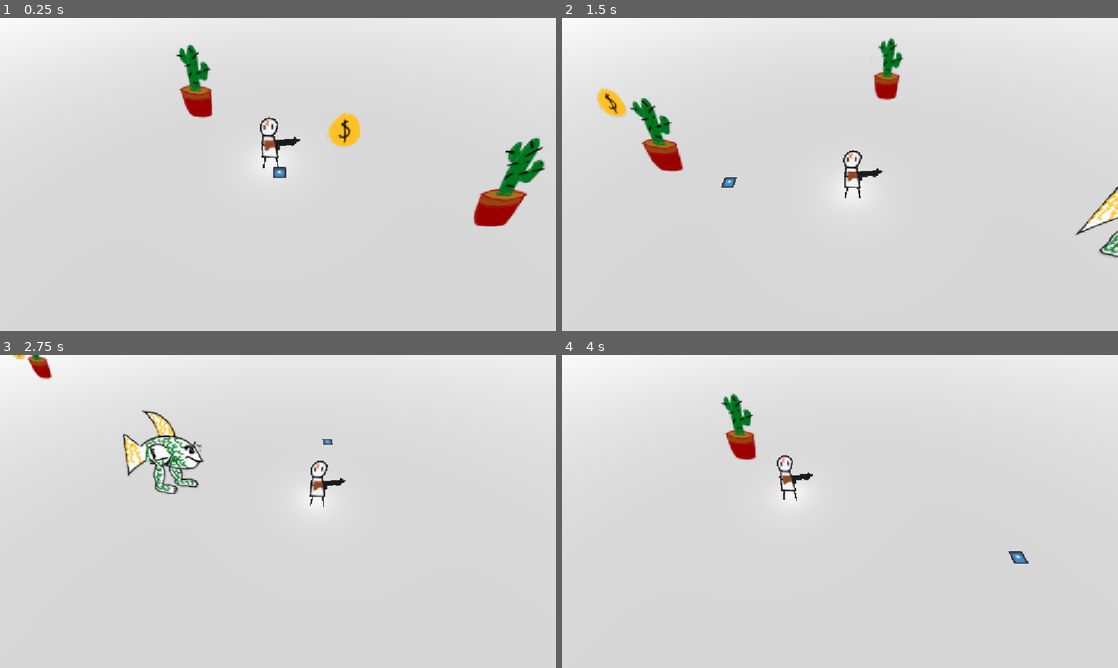
Above: before the commit, frames 1-4 (two rows, left to right).
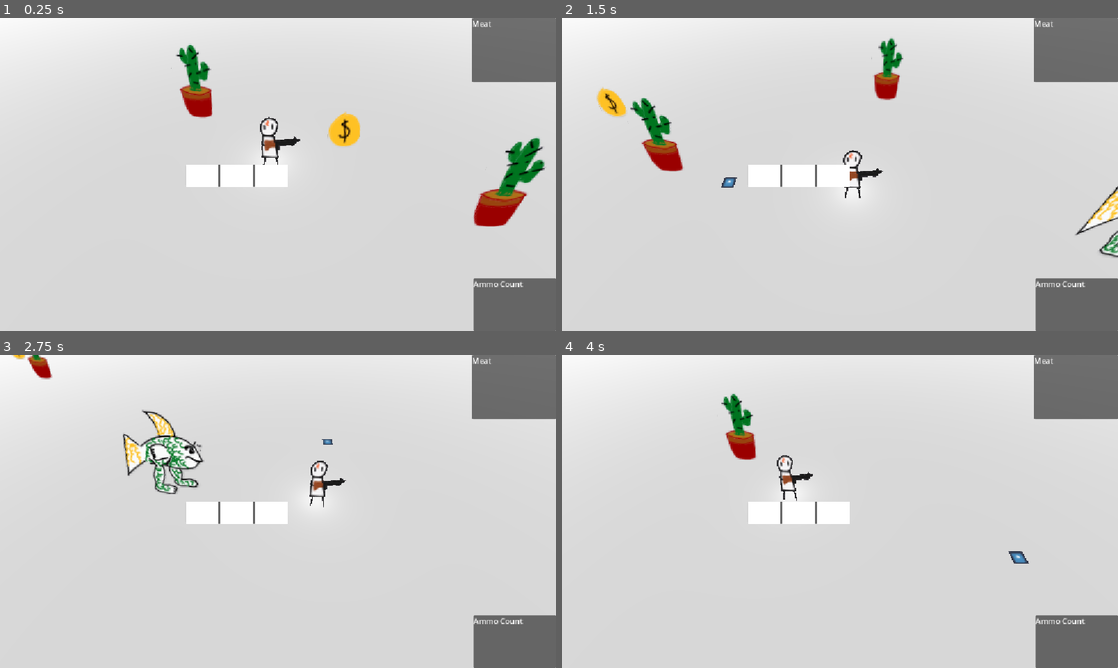
Above: after the commit, the same moments.

Repository: gmuGADIG/DEADSHOT
Game: Godot game, scene res://test_scenes/example_scene.tscn
Same seed, same stepped clock (60 frames per second), same inputs: the game is played once before the commit and once after it. This scene is started directly instead of the project's main scene. The engine's default icon, where the game draws it, is replaced by a stand-in: a white triangle on a blue panel in a dark square.
Inputs (mouse positions are in pixels of both pictures, inside the frame that each line leads up to):
- Up to frame 1 (0.25 s): no input
- Up to frame 2 (1.5 s): move the mouse to (962, 158) at 0.52 s; press the mouse at (962, 158) at 0.53 s; hold D (move_right) 0.53-1.28 s; move the mouse to (728, 190) at 1.27 s; release the mouse at (728, 190) at 1.28 s; hold S (move_down) from 1.28 s (still down); tap E (interact) at 1.35 s
- Up to frame 3 (2.75 s): move the mouse to (333, 442) at 2.02 s; release S (move_down) at 2.03 s; hold D (move_right) from 2.03 s (still down); tap Space (roll) at 2.1 s
- Up to frame 4 (4 s): move the mouse to (812, 574) at 2.77 s; release D (move_right) at 2.78 s; hold W (move_up) 2.78-3.53 s; right-click (812, 574) at 2.85 s; move the mouse to (1006, 558) at 3.52 s; press the mouse at (1006, 558) at 3.53 s; hold A (move_left) from 3.53 s (still down)

The runs differ from the first frame. In frame 1, 6.7% of the frame differs, in the area x 33-100%, y 0-100%; in frame 2, 6.8%; in frame 3, 6.9%; in frame 4, 6.8%.

Commit message:
Hud updates

Diff:
--- a/world/player/HUD/hud.tscn
+++ b/world/player/HUD/hud.tscn
@@ -1,7 +1,13 @@
-[gd_scene load_steps=3 format=3 uid="uid://bas8xwk5nhlq0"]
+[gd_scene load_steps=6 format=3 uid="uid://bas8xwk5nhlq0"]
 
-[ext_resource type="Texture2D" uid="uid://bwm425xkr0vcy" path="res://temp_art/icon.svg" id="1_2msmg"]
 [ext_resource type="Script" uid="uid://c2rh58lkl0gwo" path="res://world/player/HUD/hud.gd" id="1_cuqld"]
+[ext_resource type="Texture2D" uid="uid://di2fa8ln64nqe" path="res://world/pickups/corrupt_heart/corrupt_heart.png" id="2_cuqld"]
+
+[sub_resource type="CanvasTexture" id="CanvasTexture_swyvw"]
+
+[sub_resource type="CanvasTexture" id="CanvasTexture_y8wca"]
+
+[sub_resource type="CanvasTexture" id="CanvasTexture_52oqe"]
 
 [node name="Hud" type="Control" node_paths=PackedStringArray("stamina_bar", "stamina_container")]
 layout_mode = 3
@@ -17,16 +23,11 @@
 [node name="StaminaContainer" type="PanelContainer" parent="."]
 custom_minimum_size = Vector2(0, 30)
 layout_mode = 1
-anchors_preset = 7
-anchor_left = 0.5
+anchors_preset = 2
 anchor_top = 1.0
-anchor_right = 0.5
 anchor_bottom = 1.0
-offset_left = -229.0
-offset_top = -114.0
-offset_right = 229.0
-offset_bottom = -84.0
-grow_horizontal = 2
+offset_top = -30.0
+offset_right = 458.0
 grow_vertical = 0
 
 [node name="HBoxContainer" type="HBoxContainer" parent="StaminaContainer"]
@@ -38,26 +39,112 @@
 modulate = Color(3.8789892, 3.8789892, 3.8789892, 1)
 layout_mode = 2
 size_flags_horizontal = 3
-texture = ExtResource("1_2msmg")
+texture = ExtResource("2_cuqld")
 expand_mode = 1
 
 [node name="TextureRect2" type="TextureRect" parent="StaminaContainer/HBoxContainer"]
 modulate = Color(3.8789892, 3.8789892, 3.8789892, 1)
 layout_mode = 2
 size_flags_horizontal = 3
-texture = ExtResource("1_2msmg")
+texture = ExtResource("2_cuqld")
 expand_mode = 1
 
 [node name="TextureRect3" type="TextureRect" parent="StaminaContainer/HBoxContainer"]
 modulate = Color(3.8789892, 3.8789892, 3.8789892, 1)
 layout_mode = 2
 size_flags_horizontal = 3
-texture = ExtResource("1_2msmg")
+texture = ExtResource("2_cuqld")
+expand_mode = 1
+
+[node name="TextureRect4" type="TextureRect" parent="StaminaContainer/HBoxContainer"]
+layout_mode = 2
+size_flags_horizontal = 3
+texture = ExtResource("2_cuqld")
+expand_mode = 1
+
+[node name="TextureRect5" type="TextureRect" parent="StaminaContainer/HBoxContainer"]
+layout_mode = 2
+size_flags_horizontal = 3
+texture = ExtResource("2_cuqld")
+expand_mode = 1
+
+[node name="TextureRect6" type="TextureRect" parent="StaminaContainer/HBoxContainer"]
+layout_mode = 2
+size_flags_horizontal = 3
+texture = ExtResource("2_cuqld")
 expand_mode = 1
 
 [node name="ProgressBar" type="ProgressBar" parent="StaminaContainer"]
+visible = false
 layout_mode = 2
 size_flags_vertical = 1
 max_value = 3.0
 value = 3.0
 show_percentage = false
+
+[node name="Ammo Count" type="PanelContainer" parent="."]
+layout_mode = 1
+anchors_preset = 3
+anchor_left = 1.0
+anchor_top = 1.0
+anchor_right = 1.0
+anchor_bottom = 1.0
+offset_left = -171.0
+offset_top = -109.0
+grow_horizontal = 0
+grow_vertical = 0
+
+[node name="VBoxContainer" type="VBoxContainer" parent="Ammo Count"]
+layout_mode = 2
+
+[node name="Label" type="Label" parent="Ammo Count/VBoxContainer"]
+layout_mode = 2
+text = "Ammo Count"
+
+[node name="PanelContainer" type="PanelContainer" parent="."]
+layout_mode = 1
+anchors_preset = 1
+anchor_left = 1.0
+anchor_right = 1.0
+offset_left = -174.0
+offset_bottom = 133.0
+grow_horizontal = 0
+
+[node name="VBoxContainer" type="VBoxContainer" parent="PanelContainer"]
+layout_mode = 2
+
+[node name="Label" type="Label" parent="PanelContainer/VBoxContainer"]
+layout_mode = 2
+text = "Meat"
+
+[node name="PanelContainer3" type="PanelContainer" parent="."]
+layout_mode = 1
+anchors_preset = 8
+anchor_left = 0.5
+anchor_top = 0.5
+anchor_right = 0.5
+anchor_bottom = 0.5
+offset_left = -191.0
+offset_top = -20.0
+offset_right = 20.0
+offset_bottom = 25.0
+grow_horizontal = 2
+grow_vertical = 2
+
+[node name="HBoxContainer" type="HBoxContainer" parent="PanelContainer3"]
+layout_mode = 2
+
+[node name="TextureRect" type="TextureRect" parent="PanelContainer3/HBoxContainer"]
+layout_mode = 2
+size_flags_horizontal = 3
+texture = SubResource("CanvasTexture_swyvw")
+
+[node name="TextureRect2" type="TextureRect" parent="PanelContainer3/HBoxContainer"]
+layout_mode = 2
+size_flags_horizontal = 3
+texture = SubResource("CanvasTexture_y8wca")
+
+[node name="TextureRect3" type="TextureRect" parent="PanelContainer3/HBoxContainer"]
+layout_mode = 2
+size_flags_horizontal = 3
+texture = SubResource("CanvasTexture_52oqe")
